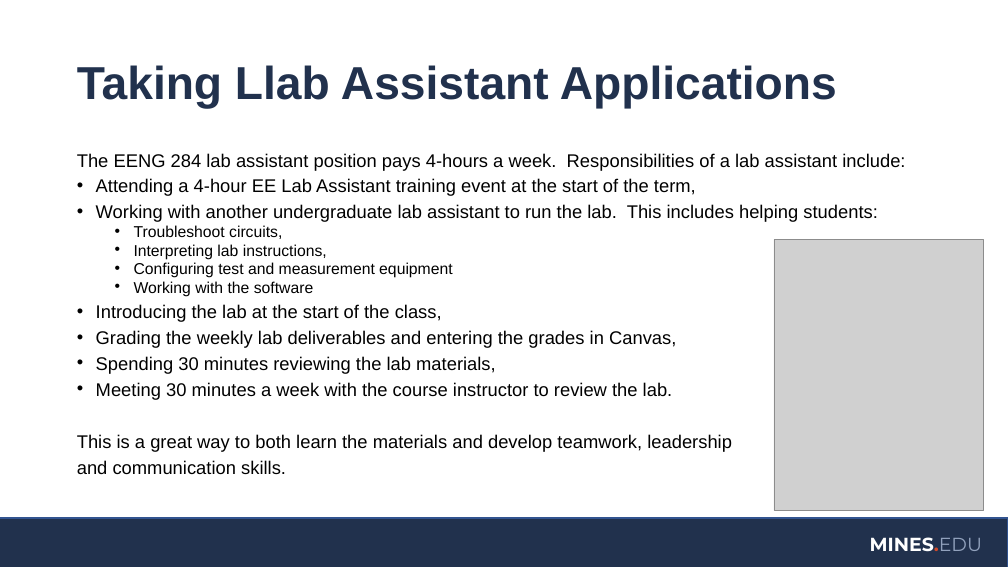
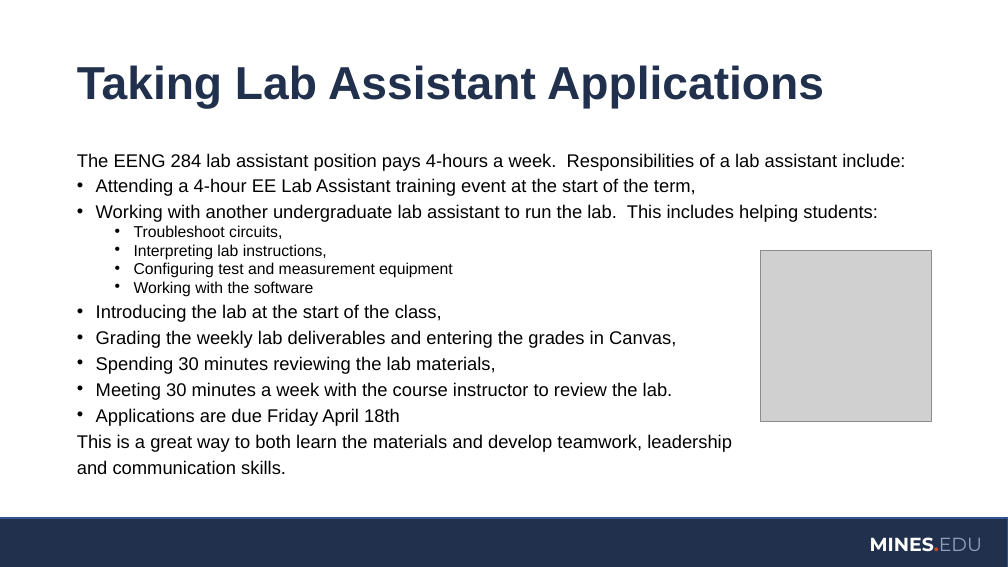
Before and after one commit to coulston/Digital-Design, a slide deck: slide 2 of Laboratory Latex/Lab10ControlUnit/LMS Upload Lab10/Lab 10.pptx. Drawn at 1008x567 pixels with LibreOffice and Linux fonts; fonts in the diff are those of the drawing; grey boxes stand for pictures; background and template pictures are left out. Boxes give left, top, right and bottom in pixels: in the first picture for what was removed or moved away, otherwise in the second. Text is boxed around its words. In the diff, an @@ line names an element or a change of style, - is before the commit and + after.

```diff
--- a/Laboratory Latex/Lab10ControlUnit/LMS Upload Lab10/Lab 10.pptx
+++ b/Laboratory Latex/Lab10ControlUnit/LMS Upload Lab10/Lab 10.pptx
@@ title at bbox=[77, 65, 824, 109]: text changed @@
-Taking Llab Assistant Applications
+Taking Lab Assistant Applications
@@ picture added at bbox=[760, 251, 931, 421] @@
@@ picture removed at bbox=[774, 240, 984, 511] @@
@@ text at bbox=[96, 408, 400, 426]: paragraph added @@
+• Applications are due Friday April 18th
```
Also in this commit, not shown: 1 other slide changed, 3 other files.
